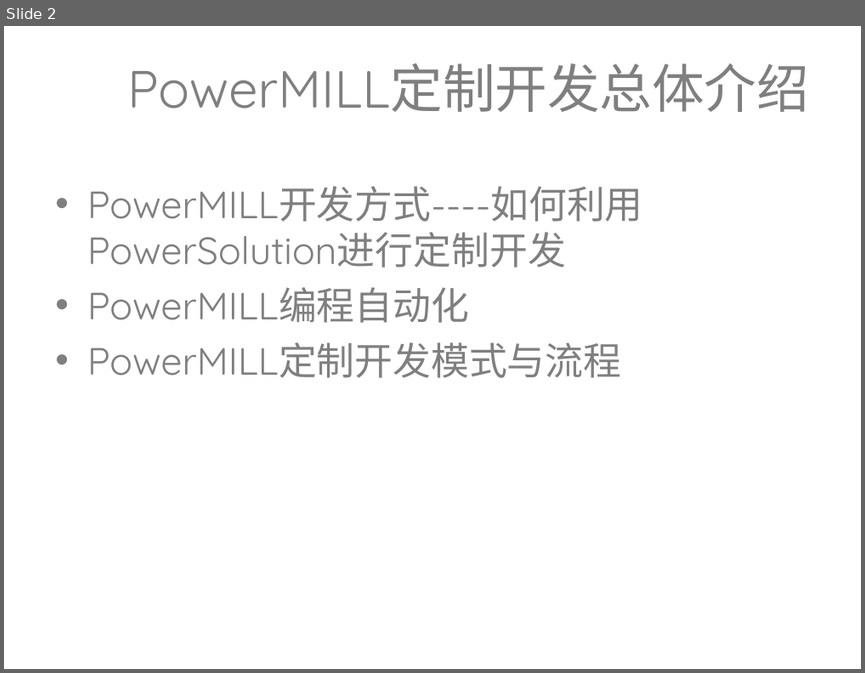
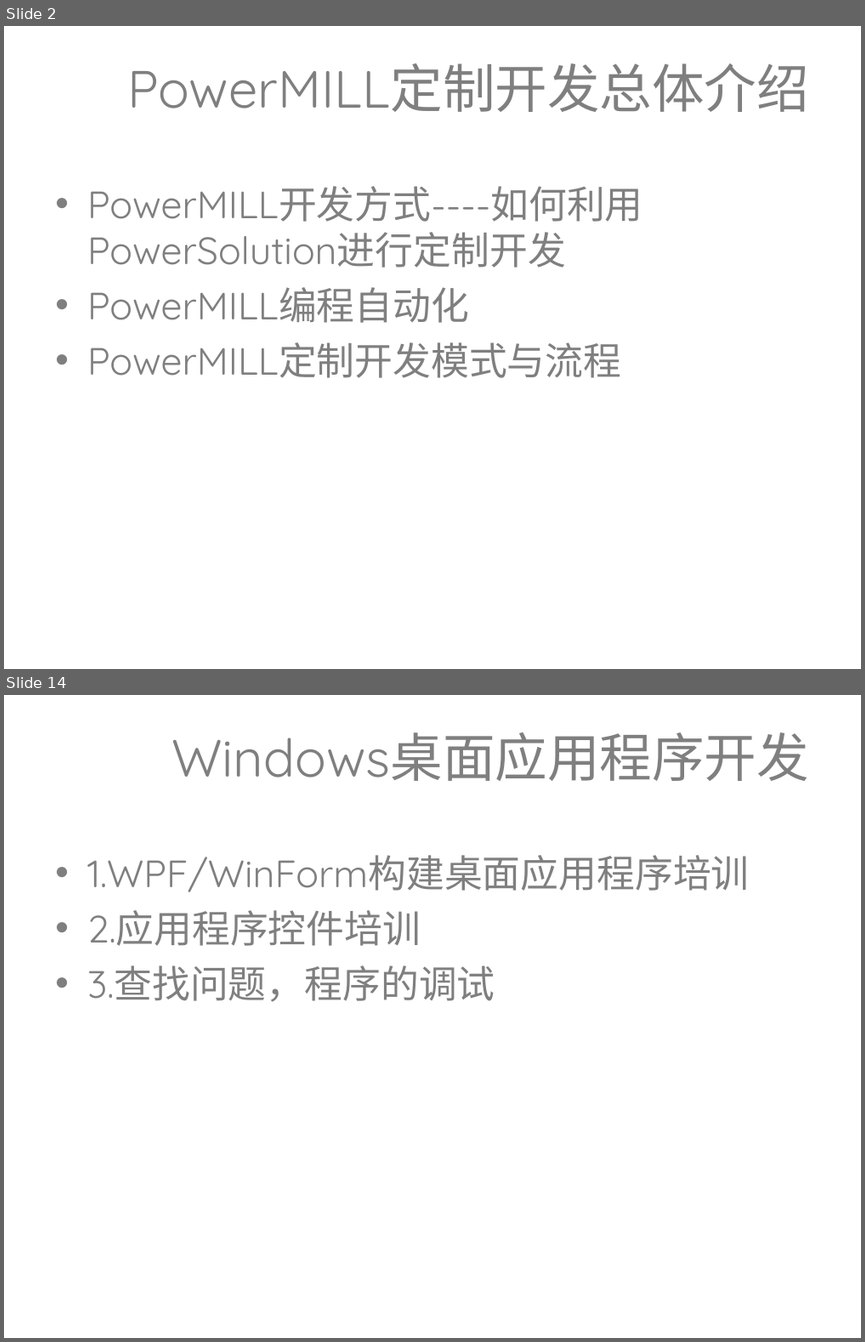
Before and after one commit to lixiaolei19821218/Training_PPT, a slide deck: 定制开发培训.ppt. Shown one above the other, each under a label of ours: slide 2 before the commit, slides 2 and 14 after it; the slides between them are not shown. The pictures are 865x673 and 865x1342 pixels, drawn with LibreOffice and Linux fonts; fonts in the diff are those of the drawing; background and template pictures are left out. Boxes give left, top, right and bottom in pixels: in the first picture for what was removed or moved away, otherwise in the second. Text is boxed around its words. In the diff, an @@ line names an element or a change of style, - is before the commit and + after.

```diff
--- a/定制开发培训.ppt
+++ b/定制开发培训.ppt
@@ slide 14 added at bbox=[4, 695, 861, 1338], background picture (left out) @@
@@ title added at bbox=[171, 732, 809, 781], 44 pt, text #7F7F7F @@
+Windows桌面应用程序开发
@@ text added at bbox=[87, 855, 749, 1002], 32 pt, text #7F7F7F @@
+• 1.WPF/WinForm构建桌面应用程序培训
+• 2.应用程序控件培训
+• 3.查找问题，程序的调试
```
Also in this commit, not shown: 21 other slides added, 1 slide removed.
